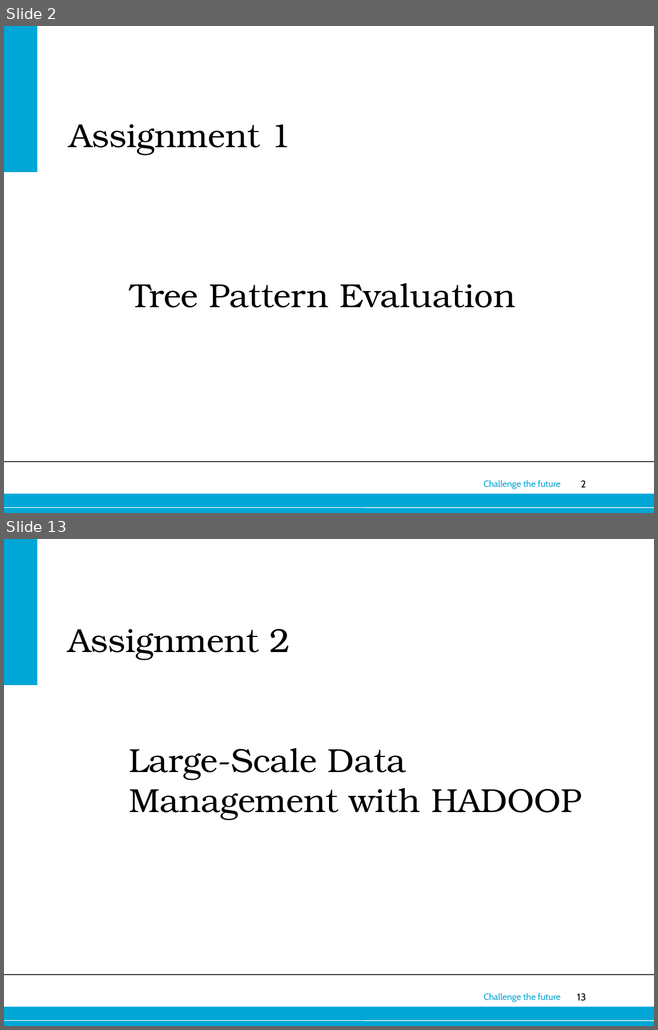
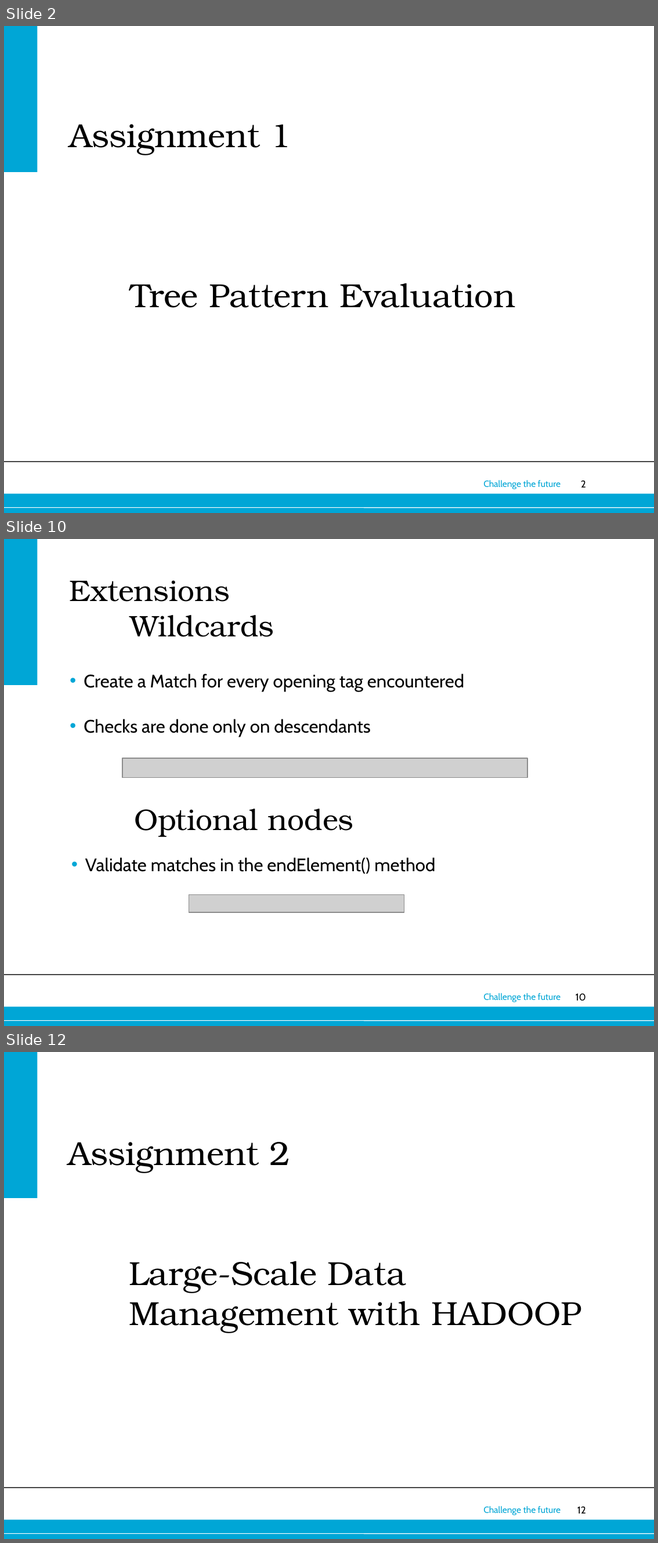
Before and after one commit to ioanajivet/wdm, a slide deck: presentation/presentation web.pptx. Shown one above the other, each under a label of ours: slides 2 and 13 before the commit, slides 2, 10 and 12 after it; the slides between them are not shown. The pictures are 658x1030 and 658x1543 pixels, drawn with LibreOffice and Linux fonts; fonts in the diff are those of the drawing; grey boxes stand for pictures; background and template pictures are left out. Boxes give left, top, right and bottom in pixels: in the first picture for what was removed or moved away, otherwise in the second. Text is boxed around its words. In the diff, an @@ line names an element or a change of style, - is before the commit and + after.

```diff
--- a/presentation/presentation web.pptx
+++ b/presentation/presentation web.pptx
@@ slide 10 added at box(4, 539, 654, 1026), background #FFFFFF; not listed: 6 template elements that a slide beside it also shows @@
@@ title added at box(69, 580, 274, 637), 33 pt, text #000000 @@
+Extensions
+Wildcards
@@ text added at box(83, 674, 464, 737), 20 pt, text #000000 @@
+• Create a Match for every opening tag encountered
+• Checks are done only on descendants
@@ picture added at box(122, 759, 527, 778) @@
@@ text added at box(134, 809, 354, 837), 33 pt, text #000000 @@
+Optional nodes
@@ text added at box(85, 857, 435, 874), 20 pt, text #000000 @@
+• Validate matches in the endElement() method
@@ picture added at box(188, 895, 404, 913) @@
@@ what was slide 13 is now slide 12 @@
@@ page number at box(577, 1507, 586, 1514): text changed @@
-13
+12
```
Also in this commit, not shown: 5 slides changed, 3 other slides added, 5 slides removed.
